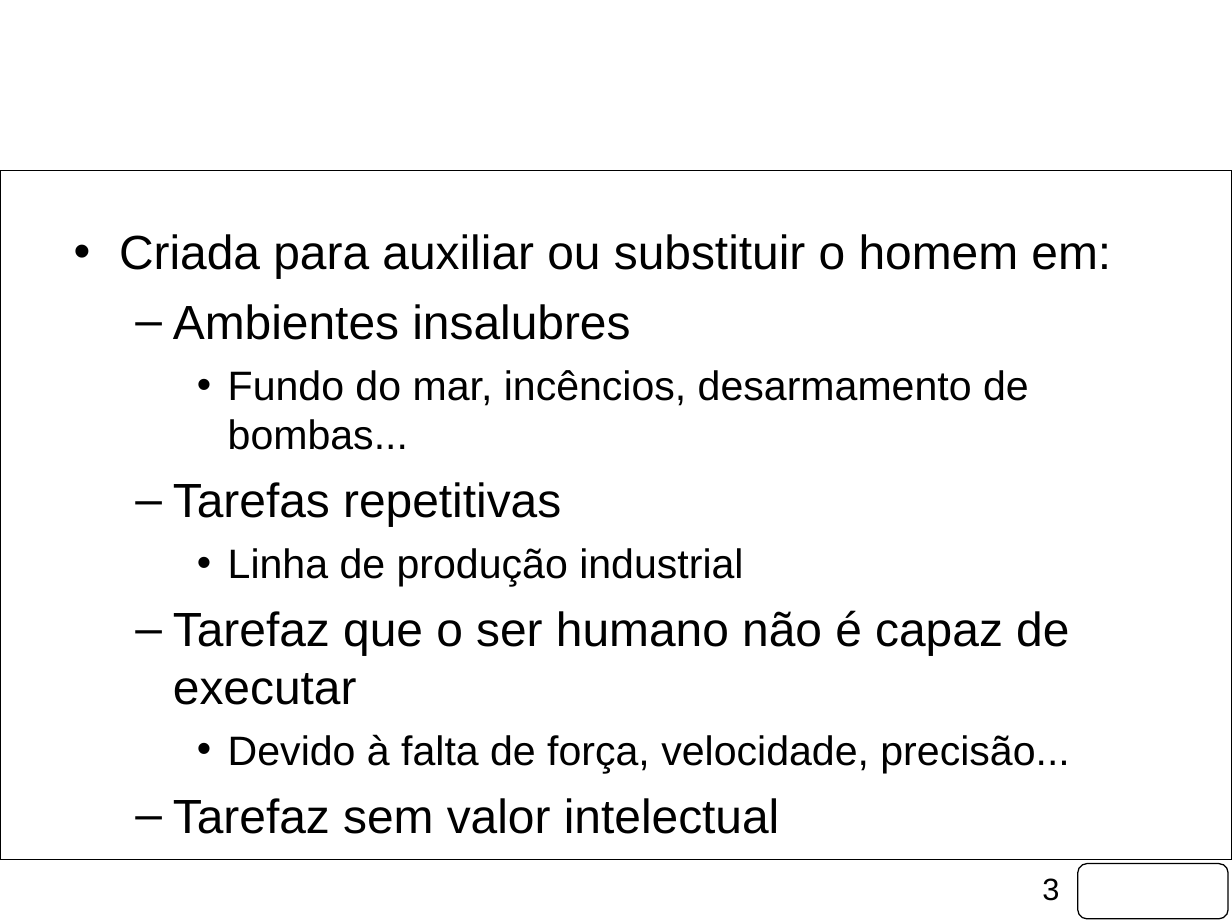
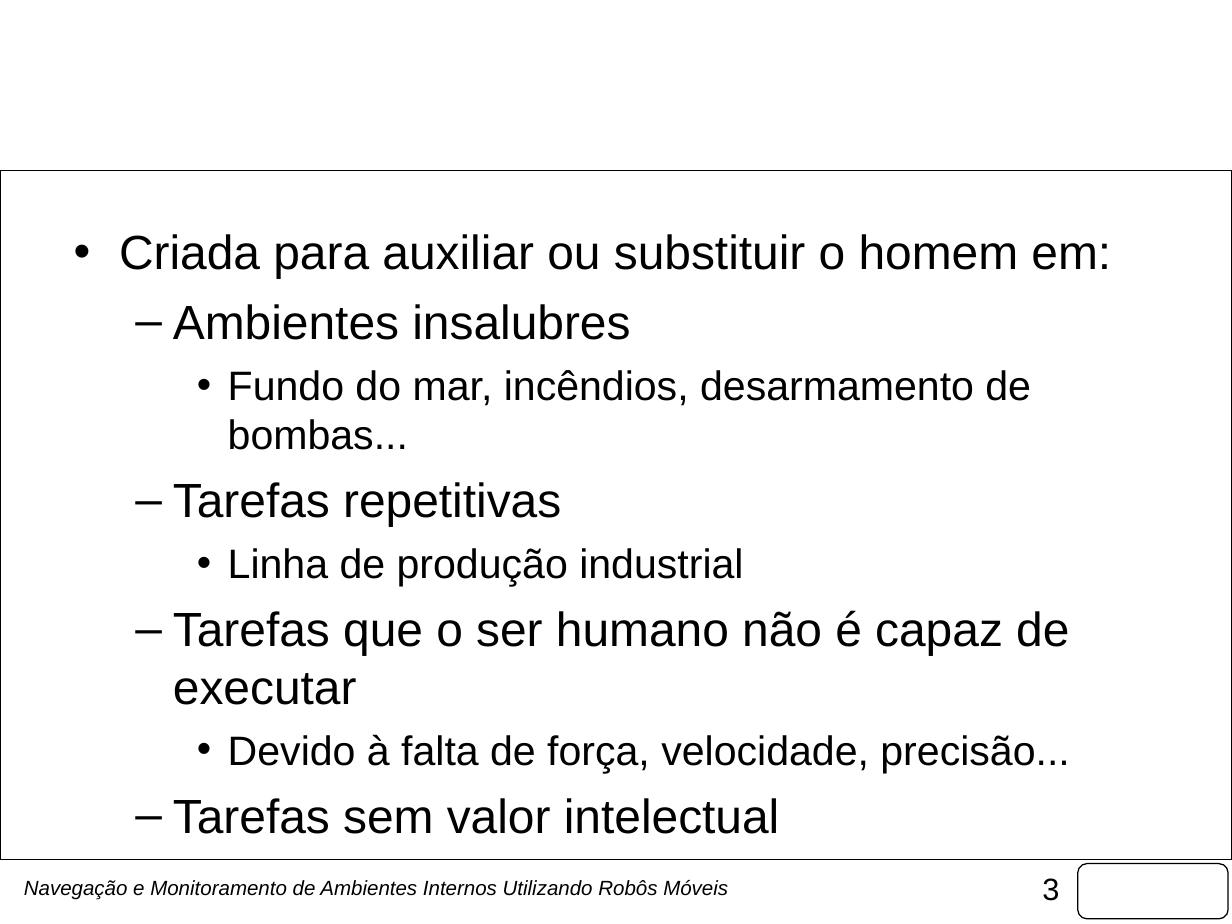
Before and after one commit to fongoses/robo2, a slide deck: slide 3 of documentos/Apresentação Março.pptx. Drawn at 1232x924 pixels with LibreOffice and Linux fonts; fonts in the diff are those of the drawing; background and template pictures are left out. Boxes give left, top, right and bottom in pixels: in the first picture for what was removed or moved away, otherwise in the second. Text is boxed around its words. In the diff, an @@ line names an element or a change of style, - is before the commit and + after.

```diff
--- a/documentos/Apresentação Março.pptx
+++ b/documentos/Apresentação Março.pptx
@@ text at (228,370,1031,450): text changed @@
-    • Fundo do mar, incêncios, desarmamento de bombas...
+    • Fundo do mar, incêndios, desarmamento de bombas...
@@ text at (173,610,1069,705): text changed @@
-  – Tarefaz que o ser humano não é capaz de executar
+  – Tarefas que o ser humano não é capaz de executar
@@ text at (173,798,780,834): text changed @@
-  – Tarefaz sem valor intelectual
+  – Tarefas sem valor intelectual
@@ text added at (24,880,728,900), 12 pt, text #000000, italic @@
+Navegação e Monitoramento de Ambientes Internos Utilizando Robôs Móveis
```
Also in this commit, not shown: 22 other slides changed, 26 slides added, 5 slides removed, 6 other files.
